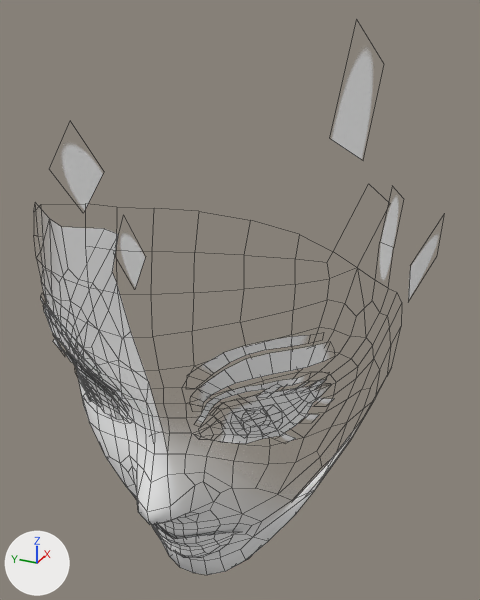
The FBX model Data/DemoTest/head/head.fbx: old version first, new version second.
Camera for both pictures: a 50 mm lens placed at (-0.178, -0.05, 0.161), pointed at (0.099, 0.075, 0.023). Arrows for +X, +Y and +Z are at lower left; the lights stay in place. Mesh edges are drawn as thin lines. Where no turn or scale is listed for an object, it has been applied to the vertices.

The first picture shows 'head1'.
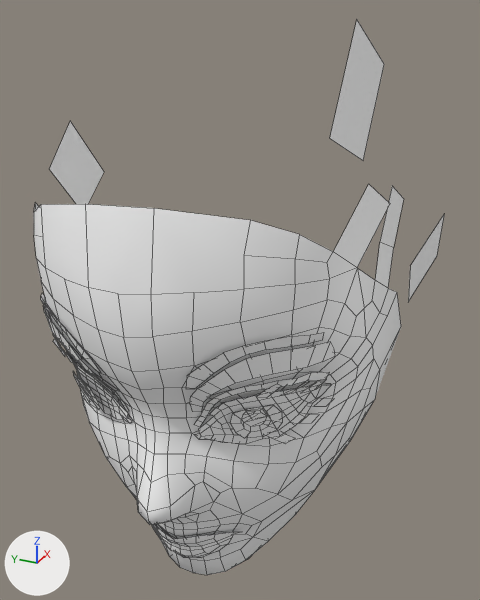
Edits to the bpy script that builds the scene:
```text
Change me_head1:
    used by ob_head1; location = (0.1183, 0.0897, 0.031)
    verts and faces of me_head1; kept vertices keep their numbers, new ones are numbered from 904
    before: 18 (0.002, 0.057, -0.086) at pixel (148, 381), 29 (-0.034, 0.069, -0.03) at pixel (87, 320), 41 (0.003, 0.077, -0.017) at pixel (112, 272), 43 (0.009, 0.071, -0.057) at pixel (130, 331), 171 (-0.038, 0.069, -0.021) at pixel (81, 308)
    before: 181 (-0.024, 0.07, -0.041) at pixel (99, 330), 192 (-0.014, 0.065, -0.064) at pixel (118, 359), 203 (-0.002, 0.07, -0.057) at pixel (122, 339), 207 (-0.009, 0.073, -0.035) at pixel (108, 310), 208 (-0.014, 0.073, -0.023) at pixel (101, 293)
    before: 209 (0.015, 0.083, -0.03) at pixel (116, 283), 386 (-0.021, 0.074, -0.014) at pixel (92, 283), 388 (0.016, 0.079, 0.002) at pixel (118, 234)
    before: 80 (-0.027, -0.086, -0.021), 83 (0.009, -0.076, -0.078), 85 (0.011, -0.089, -0.008), 86 (0.016, -0.087, -0.049), 311 (-0.031, -0.086, -0.012)
    before: 321 (-0.017, -0.087, -0.033), 330 (-0.007, -0.084, -0.056), 345 (-0.001, -0.088, -0.027), 346 (0.005, -0.087, -0.048), 347 (0.016, -0.09, -0.024)
    before: 348 (-0.006, -0.088, -0.014), 384 (-0.013, -0.088, -0.005), 385 (-0.001, -0.089, 0.002)
    remove me_head1.from_pydata(...)  # 904 vertices, 690 faces; spans x -0.114..0.067, y -0.099..0.09, z -0.14..0.123
    add me_head1.from_pydata(...)  # 888 vertices, 674 faces; spans x -0.114..0.067, y -0.099..0.09, z -0.14..0.123
    me_head1 part 1: the loose piece of 35 vertices spanning x -0.095..-0.083, y 0.019..0.039, z -0.04..-0.022 is moved by (-0.001, 0.0, -0.001)
    me_head1 part 2
    6 vertices are removed from x -0.112..-0.1, y -0.036..0.005, z 0.048..0.063
    45 faces are deleted
    39 new faces join them
    me_head1 part 3
    add delete_vertices([41, 43, 203, 207, 208])  # with the faces that use them
    add faces += [(29, 171, 386, 388, 209, 181), (18, 192, 181, 209)]
    me_head1 part 4
    add delete_vertices([85, 86, 345, 346, 348])  # with the faces that use them
    add faces += [(83, 347, 321, 330), (80, 321, 347, 385, 384, 311)]
    me_head1 part 5
    95 faces are deleted
    95 new faces join them
    me_head1 part 6: 640 kept faces spanning x -0.114..0.067, y -0.099..0.09, z -0.14..0.123 get new texture (UV) coordinates
```

Changed parts and their boxes (x1, y1, x2, y2) in the pictures (480 x 600 px; the box of a moved part takes in the faces that stretch with it):
'head1', reshaped
    before: (41, 51, 438, 575)
    after: (34, 20, 445, 575)
part 1 of me_head1, moved or reshaped (not visible before)
    after: (73, 371, 100, 410)
part 2 of me_head1, moved or reshaped
    before: (41, 298, 126, 406)
    after: (41, 204, 251, 411)
part 3 of me_head1, cut back
    before: (81, 236, 148, 381)
part 4 of me_head1, cut back
    after: (373, 294, 401, 397)
part 5 of me_head1, moved or reshaped
    before: (220, 386, 333, 444)
    after: (195, 383, 333, 444)
part 6 of me_head1, surface changed
    before: (45, 51, 438, 520)
    after: (34, 20, 444, 520)
